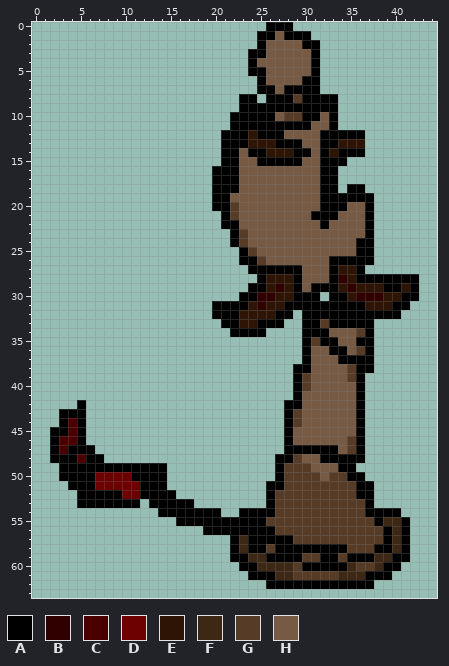
Two states of a pixel-art sprite, Application/Resources/Animations/bishop_b_death/frame0004.png. That is the earlier state.
The file is 256x256 pixels, drawn in blocks of 4x4; one block is one cell here. Shown: x 0..44, y 0..63.
Palette (. is transparent): A #000000  B #300000  C #4a0000  D #6d0000  E #2e1404  F #3d2715  G #563b26  H #765a43
Pixels before, first column x 2:
 0 ........................AAA..............
 1 .......................AAHAAA............
 2 .......................AHHHHAA...........
 3 ......................AAHHHHHA...........
 4 ......................AHHHHHHA...........
 5 ......................AAHHHHHA...........
 6 .......................AHHHHAA...........
 7 .......................AAHAAAA...........
 8 .....................AA.AAAGAAAA.........
 9 .....................AAAAAAAAAAA.........
10 ....................AAAAAHGGAAHA.........
11 ....................AAAAAAAAAHHA.........
12 ...................AAAEAAAHHHHAAAAA......
13 ...................AAAEEEAAAHHAAEEE......
14 ...................AAHAAEEEAAHAEAAA......
15 ...................AAHHAAAAAHHAAA........
16 ..................AAAHHHHHHHHHAA.........
17 ..................AAAHHHHHHHHHAA.........
18 ..................AAAHHHHHHHHHAA.AA......
19 ..................AAHHHHHHHHHHAAAAAA.....
20 ..................AAGHHHHHHHHHAAAHHA.....
21 ...................AGHHHHHHHHAAAHHHA.....
22 ...................AAHHHHHHHHHAHHHHA.....
23 ....................AGHHHHHHHHHHHHHA.....
24 ....................AGHHHHHHHHHHHHAA.....
25 .....................AGHHHHHHHHHHHAA.....
26 .....................AAGHHHHHHHAAAAA.....
27 ......................AAAAAAHHHAEEA......
28 .......................AEEEAHHHABEAAAAAAA
29 ......................AAEBEAHAAAEBEEEAAEA
30 .....................AABBEEAAA.AAEBBBEEAA
31 ..................AAAAEBEEAAAAAAAAAEEEAA.
32 ..................AAAEEEEAA.AAAAAAAAAAA..
33 ...................AAEEAAA..AAGAAAAA.....
34 ....................AAAA....AAAHHHGA.....
35 ............................AGAAHHAA.....
36 ............................AHHAAHGA.....
37 ............................AHHHAAAA.....
38 ...........................AAHHHHGAA.....
39 ...........................AGHHHHGA......
40 ...........................AGHHHHHA......
41 ...........................AHHHHHHA......
42 ...A......................AAHHHHHHA......
43 .AAA......................AGHHHHHHA......
44 .ACA......................AGHHHHHHA......
45 AACA......................AHHHHHHHA......
46 ACCA......................AHHHHHHGA......
47 ACAAA.....................AAAAAAHGA......
48 AAACAA...................AAGHHAAAAA......
49 .AAAAAAAAAAAA............AGGGHHHAA.......
50 .AAAADDDDAAAA............AGGGGHGGAA......
51 ..AAADDDDDAAA...........AAGGGGGGGGAA.....
52 ...AAAAADDAAAA..........AGGGGGGGGGAA.....
53 ...AAAAAAA.AAAAA........AGGGGGGGGGGA.....
54 ............AAAAAAA..AAAAGGGGGGGGGGAAAA..
55 ..............AAAAAAAAAAGGGGGGGGGGGGAFFA.
56 .................AAAAAAAAGGGGGGGGGGGGAFA.
57 ....................AFAAAAAGGGGGGGGGGAFA.
58 ....................AFAAGAAAAAAAAGGGAAFA.
59 ....................AAFFAAAAGGAAGAAAFFAA.
60 .....................AAFFFFGAAAAAFGGFAA..
61 ......................AAAFFGGGGGFFFAAA...
62 ........................AAAAAAAAAAAA.....
After:
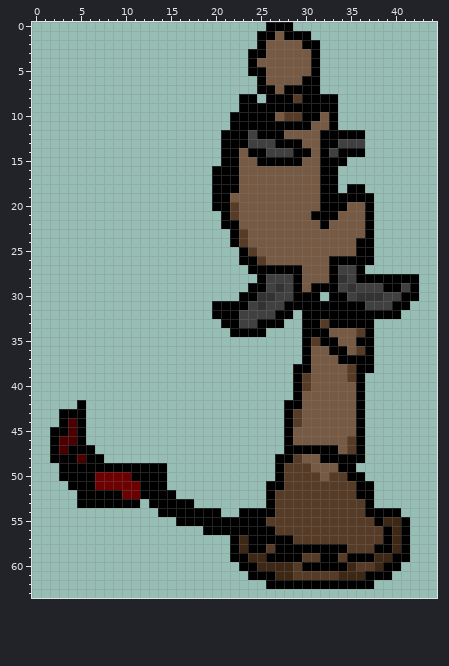
Edits made:
Colour B changes from #300000 to #333333.
Colour E changes from #2e1404 to #404040.
Where, in picture pixels (left, top, right, bottom), the same in both pictures:
changed: (248, 130, 293, 157)
changed: (329, 139, 365, 157)
changed: (338, 265, 410, 310)
changed: (239, 274, 293, 328)
